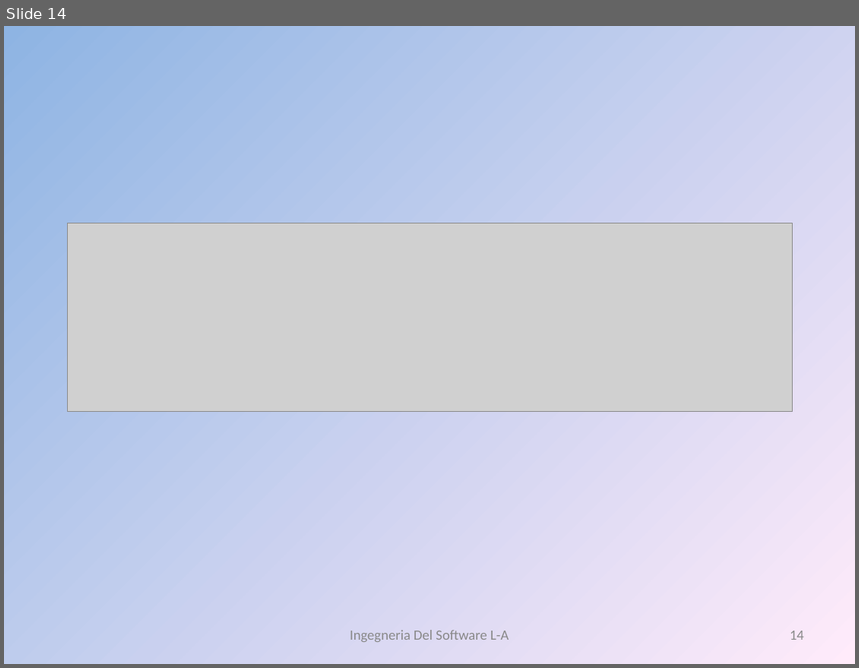
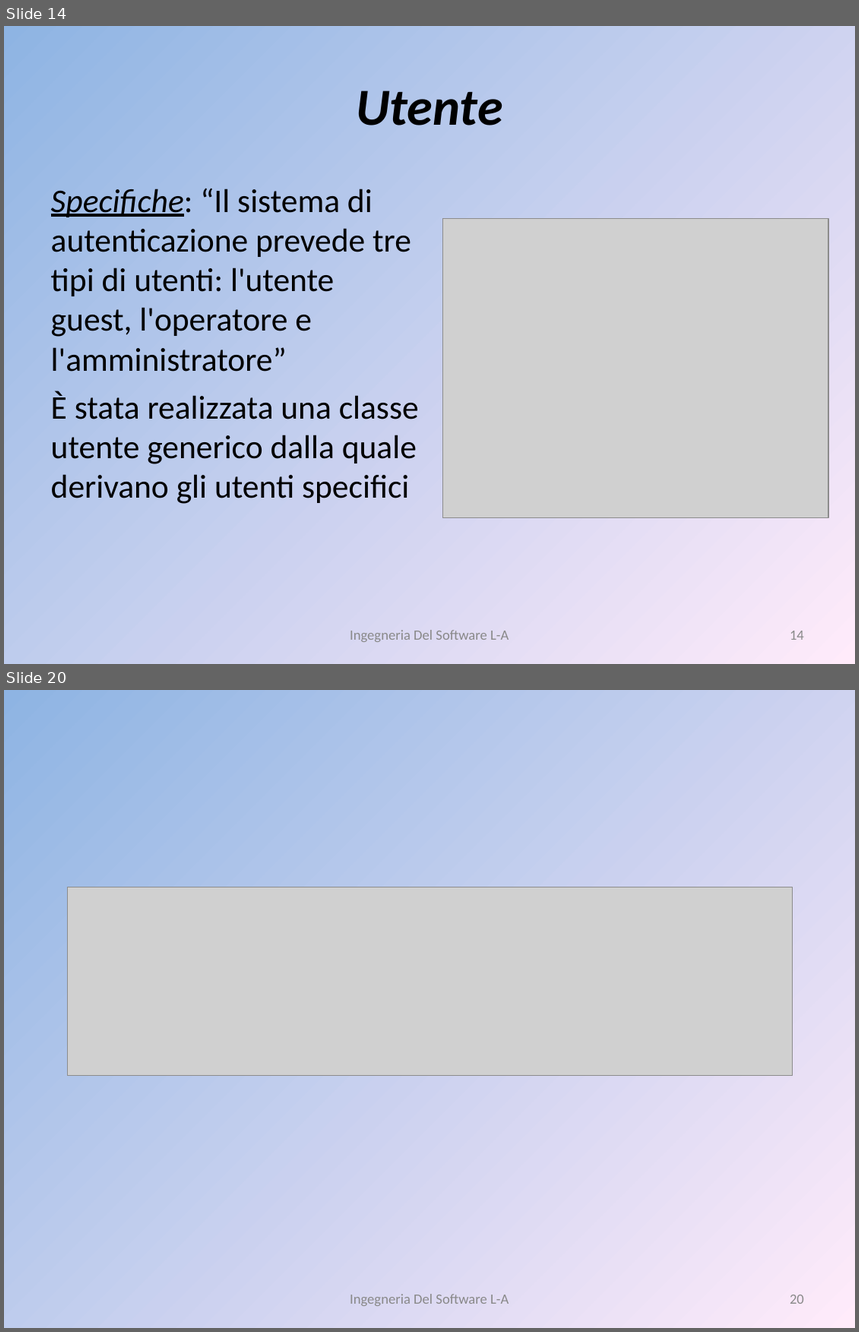
Before and after one commit to liannario/ingsoftbo, a slide deck: ViaggiateSicuri.ppt. Shown one above the other, each under a label of ours: slide 14 before the commit, slides 14 and 20 after it; the slides between them are not shown. The pictures are 859x668 and 859x1332 pixels, drawn with LibreOffice and Linux fonts; fonts in the diff are those of the drawing; grey boxes stand for pictures. Boxes give left, top, right and bottom in pixels: in the first picture for what was removed or moved away, otherwise in the second. Text is boxed around its words. In the diff, an @@ line names an element or a change of style, - is before the commit and + after.

```diff
--- a/ViaggiateSicuri.ppt
+++ b/ViaggiateSicuri.ppt
@@ slide 14 added at (4,26,855,664), background gradient #8EB4E3 to #FFEBFA @@
@@ title added at (356,91,503,126), 44 pt, text #000000, bold, italic @@
+Utente
@@ text added at (51,188,419,504), 28 pt, text #000000 @@
+Specifiche: “Il sistema di autenticazione prevede tre tipi di utenti: l'utente guest, l'operatore e l'amministratore”
+È stata realizzata una classe utente generico dalla quale derivano gli utenti specifici
@@ picture added at (443,219,829,518) @@
@@ text added at (350,630,509,642), 12 pt, text #898989 @@
+Ingegneria Del Software L-A
@@ page number added at (790,631,804,640), 12 pt, text #898989 @@
+14
@@ what was slide 14 is now slide 20 @@
@@ page number at (790,1295,804,1304): text changed @@
-14
+20
```
Also in this commit, not shown: 1 slide changed, 5 other slides added.
